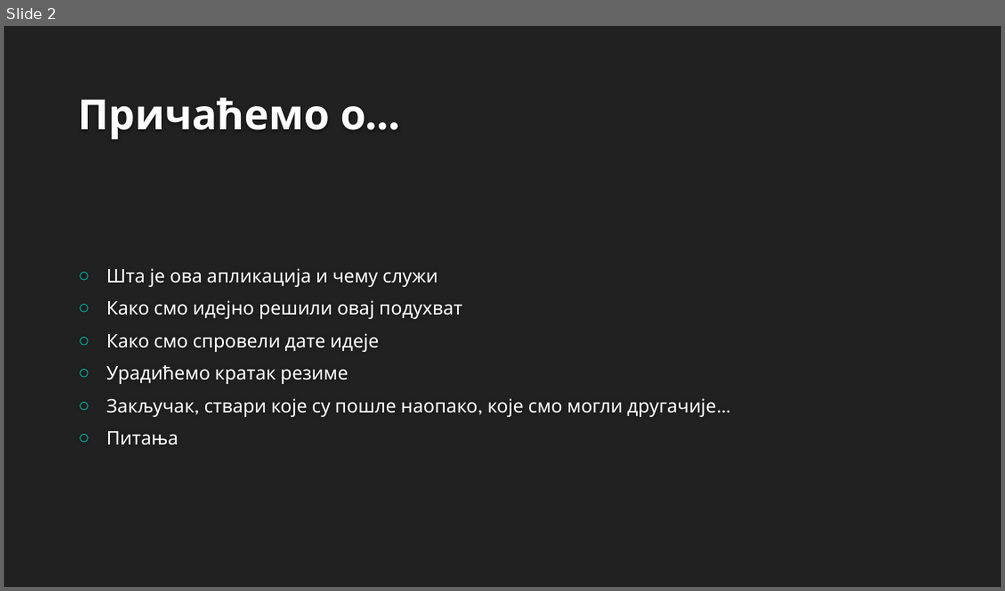
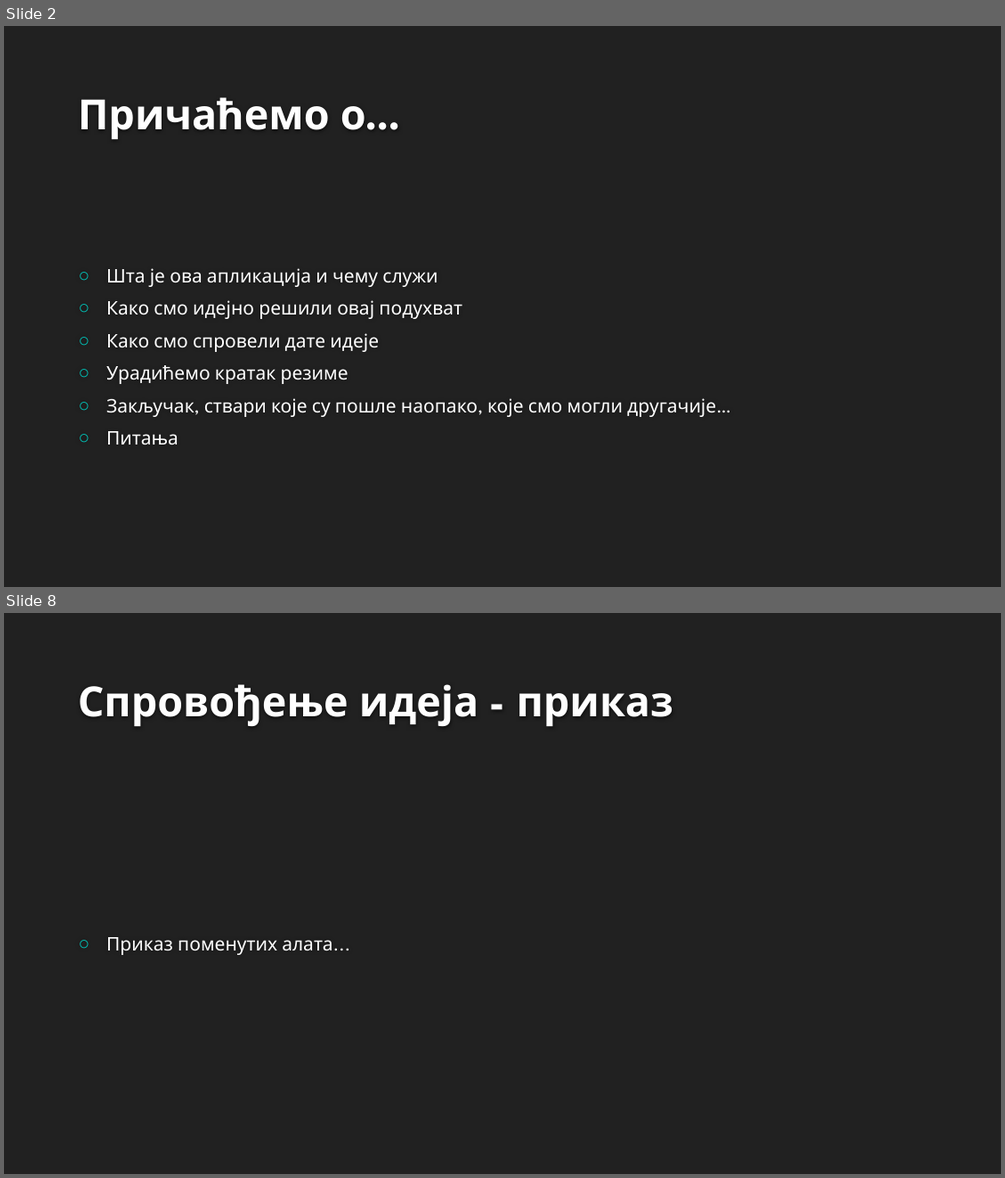
Before and after one commit to RazvojSoftvera2/MasterAudioTechnologyFunctions, a slide deck: Documentation and designs/Documentation/MATF_prezentacija.pptx. Shown one above the other, each under a label of ours: slide 2 before the commit, slides 2 and 8 after it; the slides between them are not shown. The pictures are 1005x591 and 1005x1178 pixels, drawn with LibreOffice and Linux fonts; fonts in the diff are those of the drawing; background and template pictures are left out. Boxes give left, top, right and bottom in pixels: in the first picture for what was removed or moved away, otherwise in the second. Text is boxed around its words. In the diff, an @@ line names an element or a change of style, - is before the commit and + after.

```diff
--- a/Documentation and designs/Documentation/MATF_prezentacija.pptx
+++ b/Documentation and designs/Documentation/MATF_prezentacija.pptx
@@ slide 8 added at (4, 613, 1001, 1174), background #212121 @@
@@ title added at (78, 684, 673, 726), 40 pt, text #FEFEFE, bold @@
+Спровођење идеја - приказ
@@ text added at (106, 937, 332, 955), 18 pt, text #FFFFFF @@
+○ Приказ поменутих алата...
```
Also in this commit, not shown: 1 slide changed, 10 other slides added.
